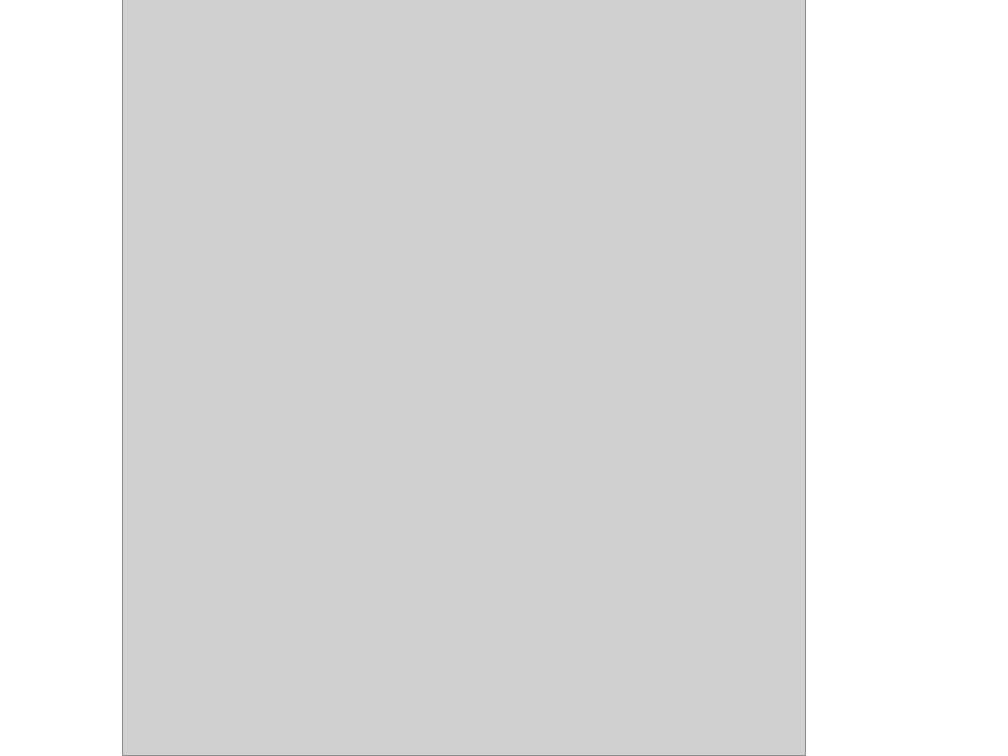
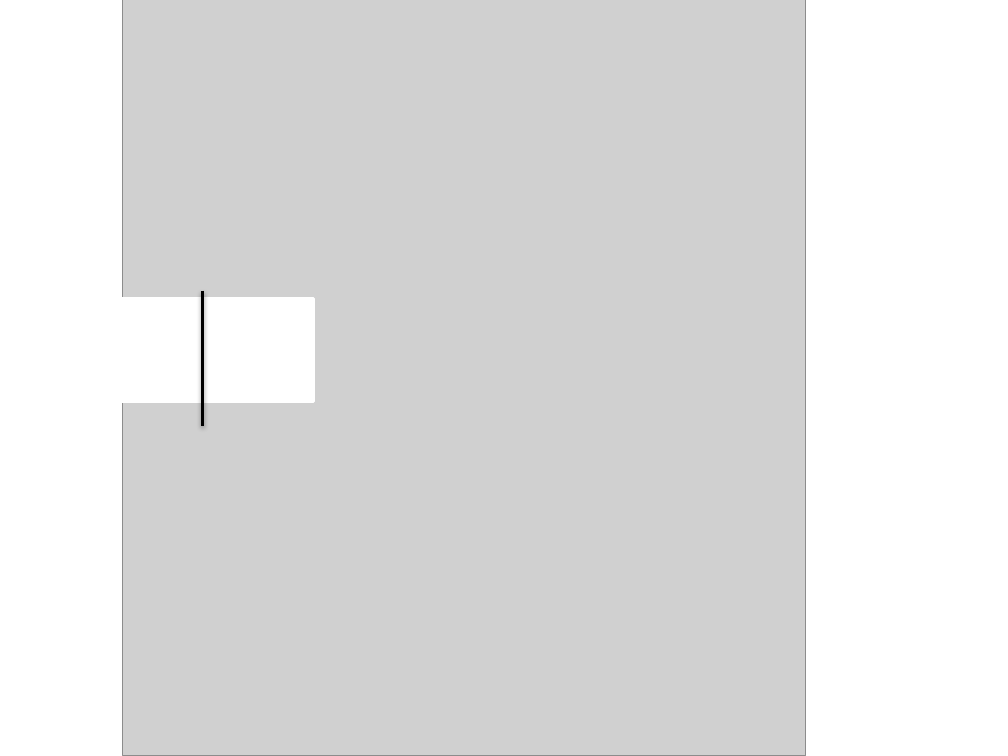
Before and after one commit to DVukalov/cvproject, a slide deck: slide 2 of project.pptx. Drawn at 1008x756 pixels with LibreOffice and Linux fonts; fonts in the diff are those of the drawing; grey boxes stand for pictures. Boxes give left, top, right and bottom in pixels: in the first picture for what was removed or moved away, otherwise in the second. Text is boxed around its words. In the diff, an @@ line names an element or a change of style, - is before the commit and + after.

```diff
--- a/project.pptx
+++ b/project.pptx
@@ rectangle added at (115,298,313,401), fill #FFFFFF, outline #FFFFFF 2 pt @@
@@ line added from (203, 290) to (203, 425), #000000 2 pt @@
```
Also in this commit, not shown: 1 other file.
